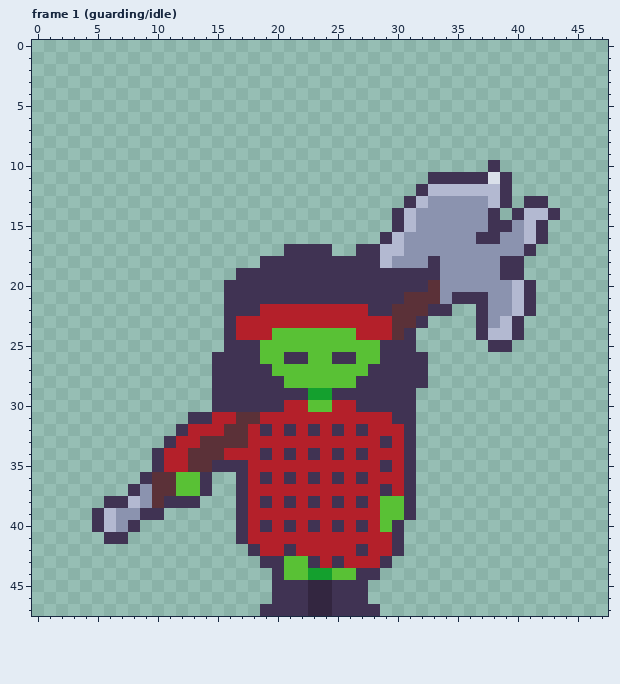
One commit to this pixel-art file: assets/aseprite/rebeka.aseprite. That is the earlier state.
48x48 pixels, 4 frames. Shown: frame 1 (guarding/idle). The commit also changed other frames, which this record leaves out.
Now the later version:
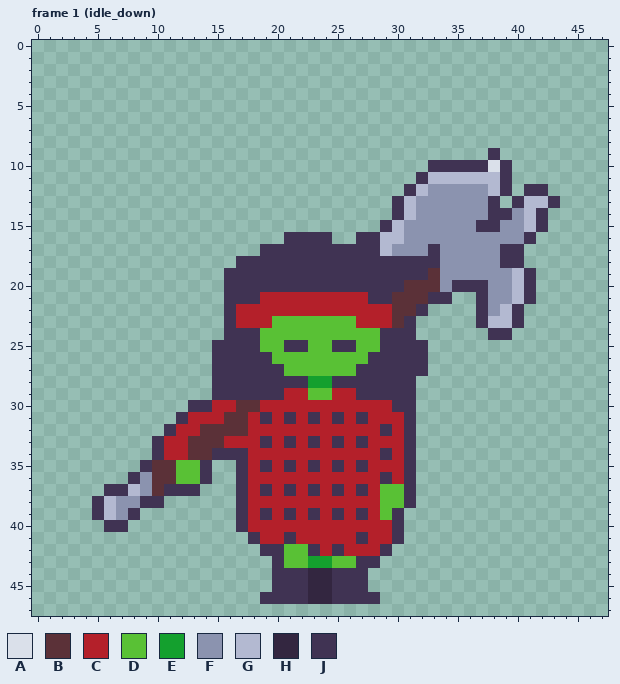
Palette (. is transparent): A #dae0ea  B #5b3138  C #b4202a  D #59c135  E #14a02e  F #8b93af  G #b3b9d1  H #332640  J #403353
The exact change:
Frame 1 (idle_down):
y 9: x 38 . -> J
y 10: x 33..39 .....J. -> JJJJJAJ
y 11: x 32..38 .JJJJJA -> JGGGGGG
y 12: x 31..37 .JGGGGG -> JGFFFFF; x 41..42 .. -> JJ
y 13: x 30..32 .JG -> JGF; x 38..43 GJ.JJ. -> J.JGGJ
y 14: x 39..40 .J -> JF; x 42..43 GJ -> J.
y 15: x 29..31 .JG -> JGF; x 37 F -> J; x 39 J -> F
y 16: x 21..24 .... -> JJJJ; x 27..29 ..J -> JJG; x 37..38 JJ -> FF; x 41..42 GJ -> J.
y 17: x 19..20 .. -> JJ; x 25..26 .. -> JJ; x 30 G -> F; x 33 F -> J; x 39..41 FFJ -> JJ.
y 18: x 17..18 .. -> JJ; x 29..32 GFFF -> JJJJ
y 19: x 16 . -> J; x 33 J -> B; x 39..41 JJ. -> FGJ
y 20: x 31..32 JJ -> BB; x 35..37 FFF -> JJJ
y 21: x 19..27 JJJJJJJJJ -> CCCCCCCCC; x 30 J -> B; x 33..36 BFJJ -> JJ..
y 22: x 17..18 JJ -> CC; x 28..29 JJ -> CC; x 32..34 BJJ -> J..; x 39..41 FGJ -> GJ.
y 23: x 20..26 CCCCCCC -> DDDDDDD; x 31..32 BJ -> J.; x 38 F -> G
y 24: x 17..19 CCC -> JJD; x 27..30 CCCB -> DDJJ; x 37..40 JGGJ -> .JJ.
y 25: x 15 . -> J; x 21..22 DD -> JJ; x 25..26 DD -> JJ; x 32 . -> J; x 38..39 JJ -> ..
y 26: x 19 D -> J; x 21..22 JJ -> DD; x 25..26 JJ -> DD; x 28 D -> J
y 27: x 20 D -> J; x 27 D -> J
y 28: x 21..26 DDDDDD -> JJEEJJ; x 32 J -> .
y 29: x 21..26 JJEEJJ -> CCDDCC
y 30: x 13..20 ..JJJJJJ -> JJCCBBCC; x 23..24 DD -> CC; x 27..29 JJJ -> CCC
y 31: x 12..14 .JJ -> JCC; x 16 C -> B; x 18..19 BC -> CJ; x 21 C -> J; x 23 C -> J; x 25 C -> J; x 27 C -> J; x 30 J -> C
y 32: x 11..12 .J -> JC; x 14..15 CC -> BB; x 19 J -> C; x 21 J -> C; x 23 J -> C; x 25 J -> C; x 27 J -> C; x 29 C -> J
y 33: x 10..11 .J -> JC; x 13 C -> B; x 16..17 BB -> CC; x 19 C -> J; x 21 C -> J; x 23 C -> J; x 25 C -> J; x 27 C -> J; x 29 J -> C
y 34: x 15..17 BCC -> JJJ; x 19 J -> C; x 21 J -> C; x 23 J -> C; x 25 J -> C; x 27 J -> C; x 29 C -> J
y 35: x 9..16 .JCCBBJJ -> JBBDDJ..; x 19 C -> J; x 21 C -> J; x 23 C -> J; x 25 C -> J; x 27 C -> J; x 29 J -> C
y 36: x 8..9 .J -> JF; x 19 J -> C; x 21 J -> C; x 23 J -> C; x 25 J -> C; x 27 J -> C; x 29 C -> J
y 37: x 6..8 ..J -> JJG; x 11..14 BDDJ -> JJJ.; x 19 C -> J; x 21 C -> J; x 23 C -> J; x 25 C -> J; x 27 C -> J; x 29..30 JC -> DD
y 38: x 5..13 .JJGFBJJJ -> JGFFJJ...; x 19 J -> C; x 21 J -> C; x 23 J -> C; x 25 J -> C; x 27 J -> C
y 39: x 8..10 FJJ -> J..; x 19 C -> J; x 21 C -> J; x 23 C -> J; x 25 C -> J; x 27 C -> J; x 30..31 DJ -> J.
y 40: x 5..8 JGFJ -> .JJ.; x 19 J -> C; x 21 J -> C; x 23 J -> C; x 25 J -> C; x 27 J -> C; x 29 D -> C
y 41: x 6..7 JJ -> ..; x 17..18 JC -> .J; x 21 C -> J; x 27 C -> J
y 42: x 18..23 JCCJCC -> .JJDDJ; x 25 C -> J; x 27 J -> C; x 29..30 CJ -> J.
y 43: x 19 J -> .; x 23..29 JCJCCCJ -> EEDDJJ.
y 44: x 21..26 DDEEDD -> JJHHJJ; x 28 J -> .
y 46: x 19 . -> J; x 28 . -> J
y 47: x 19..28 JJJJHHJJJJ -> ..........
